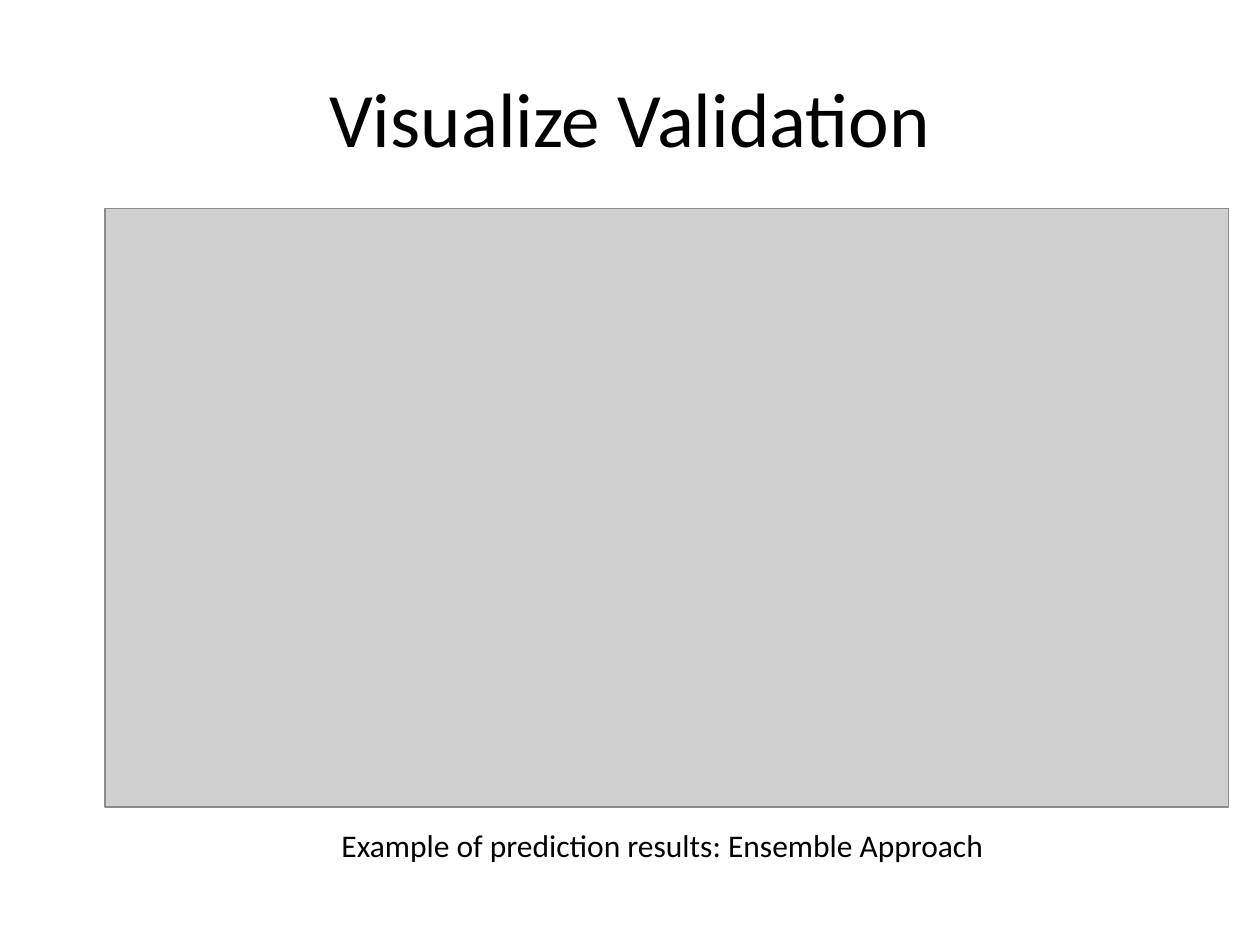
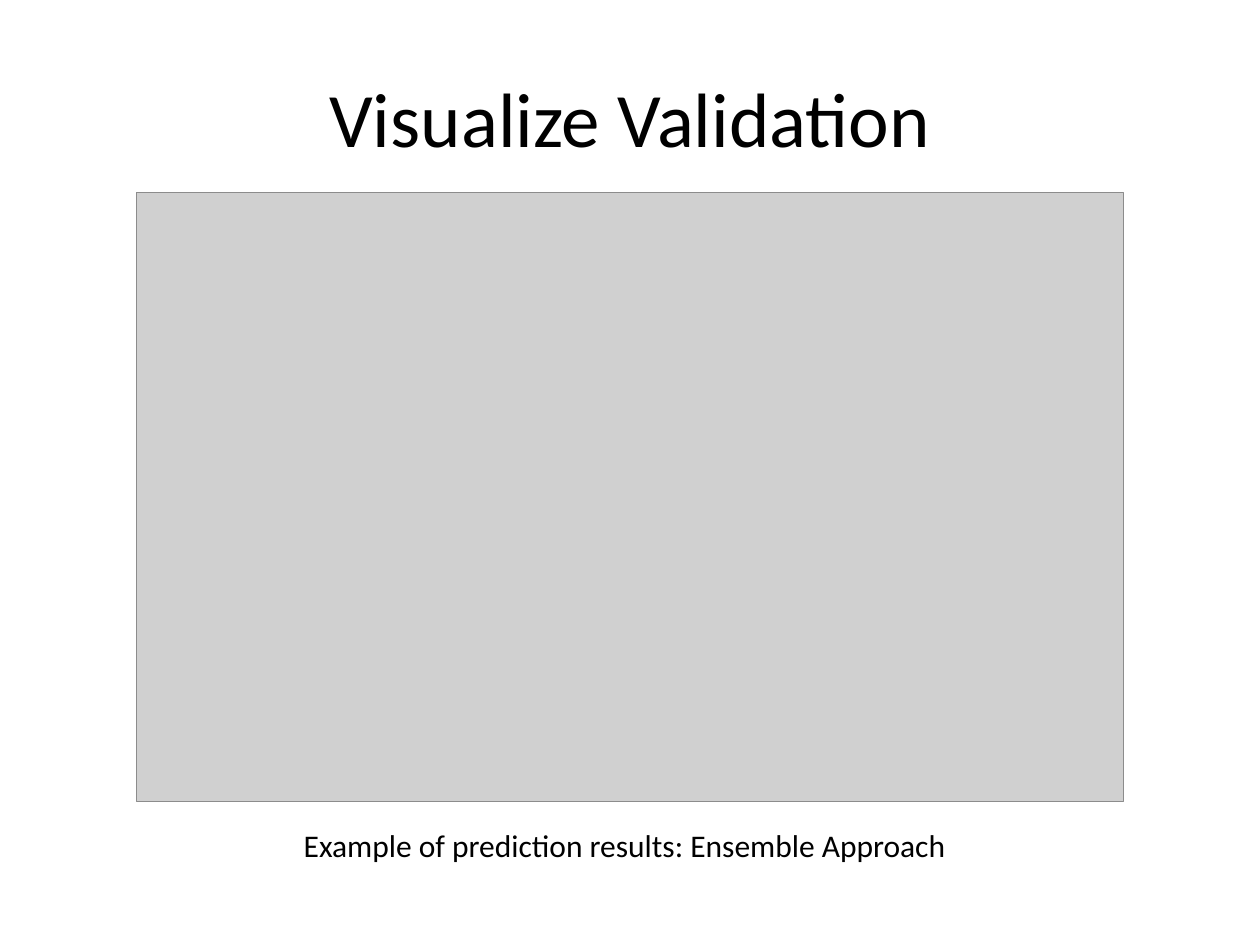
Before and after one commit to hxwang/revenue-prediction, a slide deck: slide 12 of doc/presentation/revenue-prediction.pptx. Drawn at 1260x945 pixels with LibreOffice and Linux fonts; fonts in the diff are those of the drawing; grey boxes stand for pictures. Boxes give left, top, right and bottom in pixels: in the first picture for what was removed or moved away, otherwise in the second. Text is boxed around its words. In the diff, an @@ line names an element or a change of style, - is before the commit and + after.

```diff
--- a/doc/presentation/revenue-prediction.pptx
+++ b/doc/presentation/revenue-prediction.pptx
@@ picture: place and size @@
-picture at [105, 208, 1228, 806]
+picture at [136, 193, 1123, 801]
@@ text "Example of prediction results: Ensemble ...": place and size @@
-text "Example of prediction results: Ensemble ..." at [341, 835, 983, 862]
+text "Example of prediction results: Ensemble ..." at [304, 835, 945, 862]
@@ text "Example of prediction results: Ensemble ..." at [304, 835, 945, 862]: alignment left to centre @@
```
Also in this commit, not shown: 1 slide removed, 1 other file.
